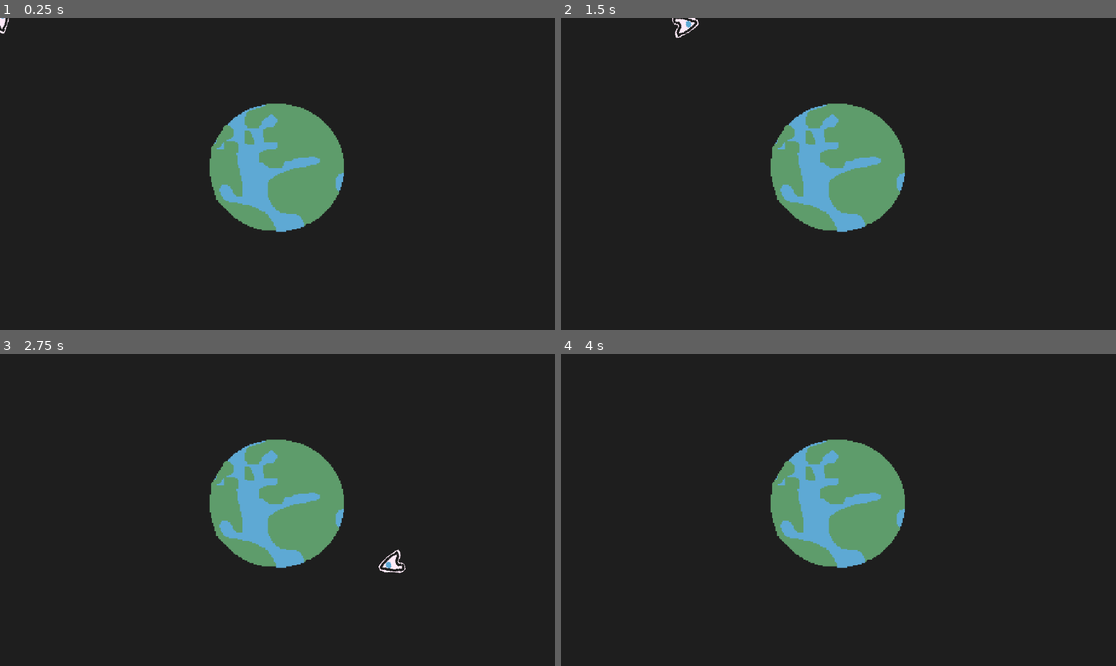
Above: before the commit, frames 1-4 (two rows, left to right).
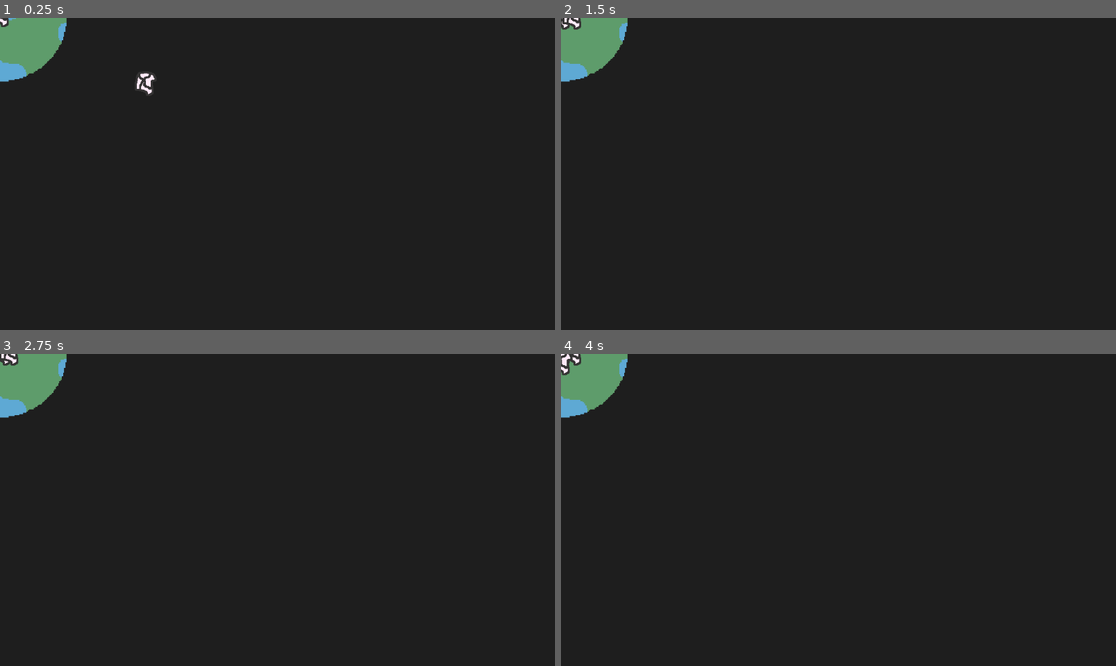
Above: after the commit, the same moments.

Repository: nusima-59487/stellar
Game: Godot game, scene res://game.tscn
Two runs of this game, one before a commit and one after it. Both use one fixed random seed, a clock stepped at 60 frames per second and the inputs below.
Inputs (mouse positions are in pixels of both pictures, inside the frame that each line leads up to):
- Up to frame 1 (0.25 s): no input
- Up to frame 2 (1.5 s): move the mouse to (960, 158) at 0.52 s; hold Right (ui_right) 0.53-1.28 s; move the mouse to (727, 189) at 1.27 s; hold Down (ui_down) from 1.28 s (still down)
- Up to frame 3 (2.75 s): move the mouse to (333, 441) at 2.02 s; release Down (ui_down) at 2.03 s; hold Right (ui_right) from 2.03 s (still down)
- Up to frame 4 (4 s): move the mouse to (810, 572) at 2.77 s; release Right (ui_right) at 2.78 s; hold Up (ui_up) 2.78-3.53 s; move the mouse to (1005, 556) at 3.52 s; hold Left (ui_left) from 3.53 s (still down)

The runs differ from the first frame. In frame 1, 9.9% of the frame differs, in the area x 0-62%, y 0-69%; in frame 2, 9.9%; in frame 3, 9.9%, in the area x 0-74%, y 0-71%; in frame 4, 9.7%.

Commit message:
add junk movement towards the earth

Diff:
--- a/game.tscn
+++ b/game.tscn
@@ -2,12 +2,21 @@
 
 [ext_resource type="Texture2D" uid="uid://b588aj3hjqlq0" path="res://earth.png" id="1_80nbo"]
 [ext_resource type="PackedScene" uid="uid://bealsgd5r5mfq" path="res://player.tscn" id="2_e2o6t"]
+[ext_resource type="PackedScene" uid="uid://bcnqemqru3qx5" path="res://junk.tscn" id="2_e2o6t"]
 
 [node name="Node2D" type="Node2D" unique_id=1828940856]
 
 [node name="Earth" type="Sprite2D" parent="." unique_id=629851802]
-position = Vector2(576, 312.00003)
+position = Vector2(0, 3.6358833e-06)
 scale = Vector2(2.515625, 2.4424963)
 texture = ExtResource("1_80nbo")
 
 [node name="CharacterBody2D" parent="." unique_id=921207560 instance=ExtResource("2_e2o6t")]
+[node name="Junk CharBody2D" parent="." unique_id=312566469 instance=ExtResource("2_e2o6t")]
+position = Vector2(369, 169)
+
+[node name="Junk CharBody2D2" parent="." unique_id=372707143 instance=ExtResource("2_e2o6t")]
+position = Vector2(-391, -60)
+
+[node name="Junk CharBody2D3" parent="." unique_id=952889131 instance=ExtResource("2_e2o6t")]
+position = Vector2(-702, 501)
--- a/junk.tscn
+++ b/junk.tscn
@@ -1,8 +1,15 @@
 [gd_scene format=3 uid="uid://bcnqemqru3qx5"]
 
+[ext_resource type="Script" uid="uid://vydqqx11uett" path="res://scripts/junk.gd" id="1_pfk58"]
 [ext_resource type="Texture2D" uid="uid://f0rlgyy36ix1" path="res://junk/sprite_0.png" id="1_qg775"]
 
-[node name="CharacterBody2D" type="CharacterBody2D" unique_id=312566469]
+[sub_resource type="RectangleShape2D" id="RectangleShape2D_qg775"]
+
+[node name="Junk CharBody2D" type="CharacterBody2D" unique_id=312566469]
+script = ExtResource("1_pfk58")
 
 [node name="Sprite2D" type="Sprite2D" parent="." unique_id=1821151110]
 texture = ExtResource("1_qg775")
+
+[node name="CollisionShape2D" type="CollisionShape2D" parent="." unique_id=1410180971]
+shape = SubResource("RectangleShape2D_qg775")
--- /dev/null
+++ b/scripts/junk.gd
@@ -0,0 +1,18 @@
+extends CharacterBody2D
+
+
+const SPEED = 300.0
+
+
+func _physics_process(_shit) -> void:
+	var target_pos := Vector2.ZERO;
+	var my_pos = self.position;
+	var direction = target_pos - my_pos
+
+	# Calculate angle to target
+	var angle_to_target := atan2(direction.y, direction.x)
+	# Set velocity based on angle
+	velocity.x = SPEED * cos(angle_to_target)
+	velocity.y = SPEED * sin(angle_to_target)
+
+	move_and_slide()
Not shown, added: scripts/junk.gd.uid
